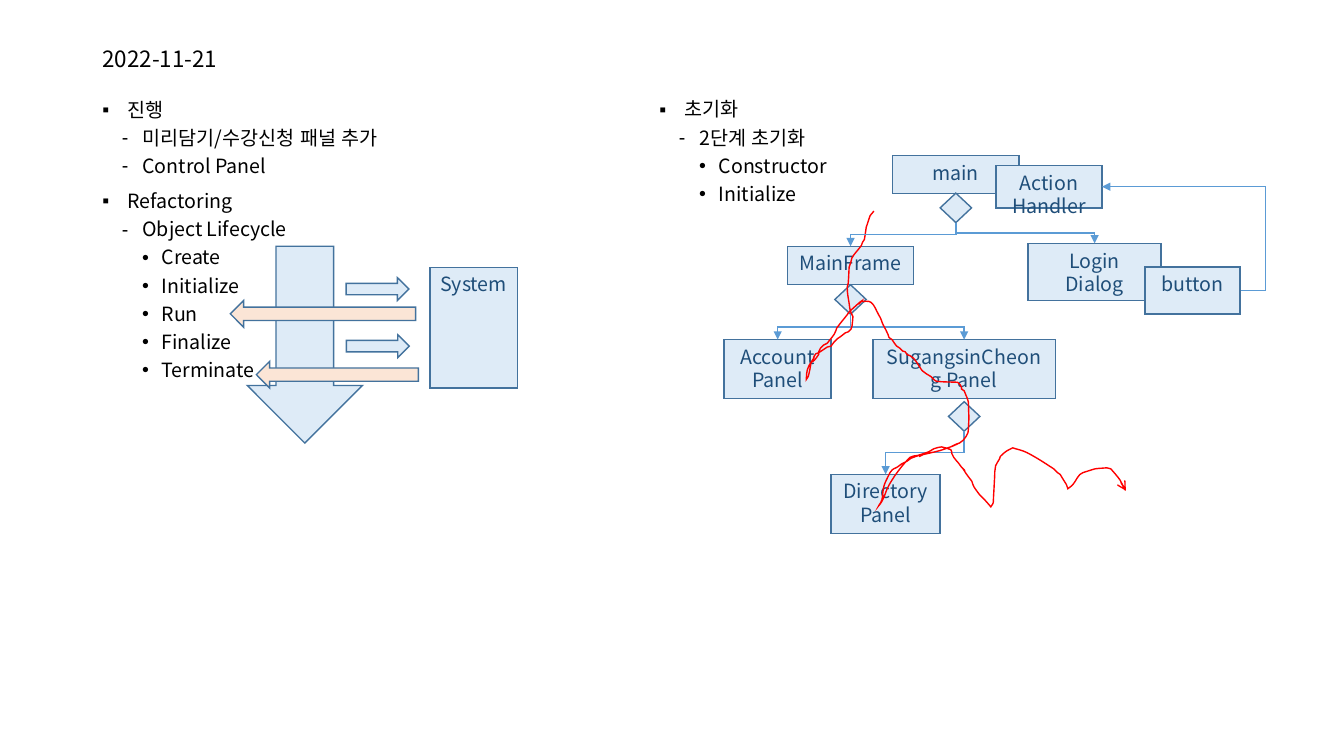
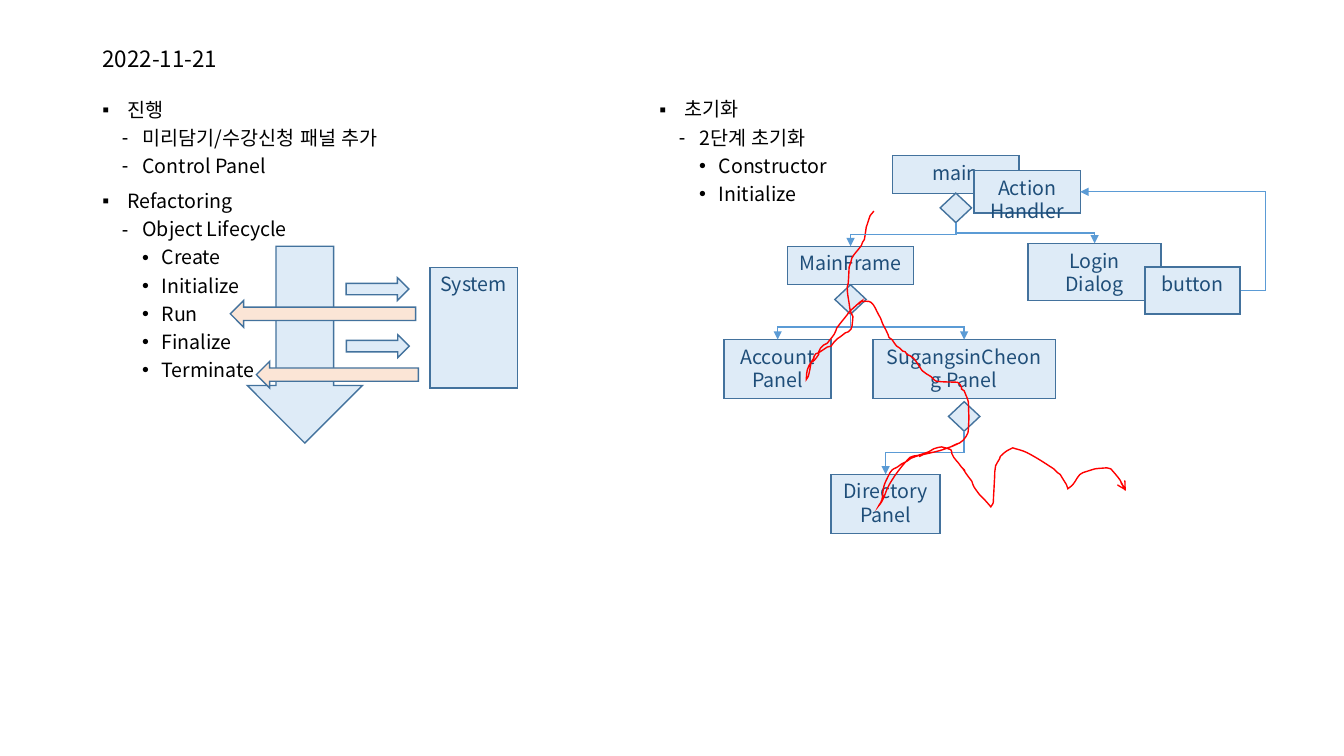
Before and after one commit to mjuclass/202202, a slide deck: slide 59 of SugangSincheong-A/객체지향프로그래밍-A.pptx. Drawn at 1344x756 pixels with LibreOffice and Linux fonts; fonts in the diff are those of the drawing. Boxes give left, top, right and bottom in pixels: in the first picture for what was removed or moved away, otherwise in the second. Text is boxed around its words. In the diff, an @@ line names an element or a change of style, - is before the commit and + after.

```diff
--- a/SugangSincheong-A/객체지향프로그래밍-A.pptx
+++ b/SugangSincheong-A/객체지향프로그래밍-A.pptx
@@ rectangle "Action Handler": place and size @@
-rectangle "Action Handler" at (996,165,1102,208)
+rectangle "Action Handler" at (974,170,1080,213)
@@ elbow arrow moved from (1240, 290) - (1102, 187) to (1240, 290) - (1081, 192) @@
```
Also in this commit, not shown: 2 slides added, 13 other files.
